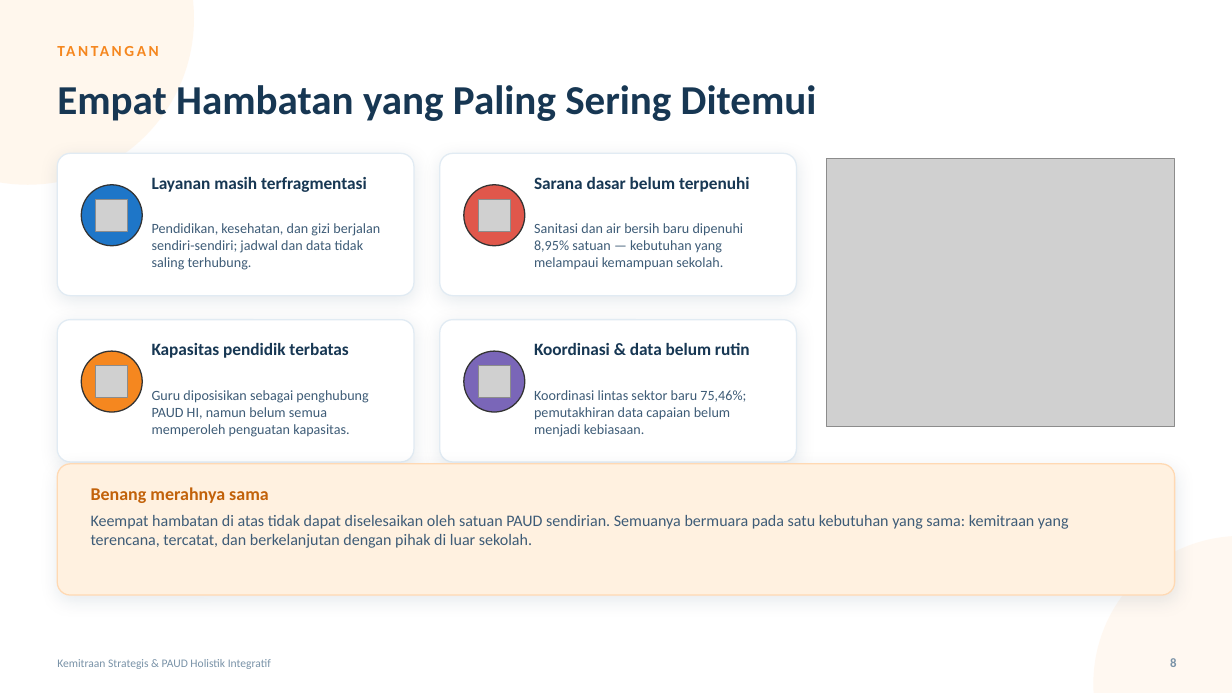
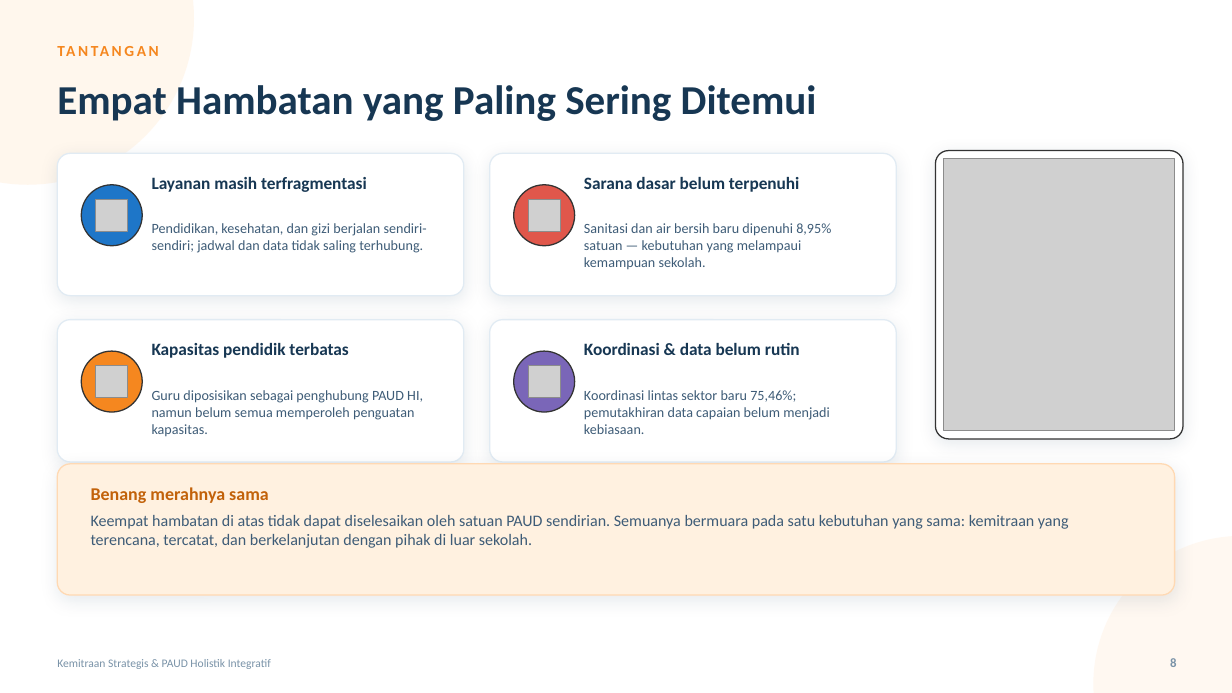
Before and after one commit to afriiqbal/kemitraanpaud, a slide deck: slide 8 of presentasi/Kemitraan_Strategis_PAUD_HI.pptx. Drawn at 1232x693 pixels with LibreOffice and Linux fonts; fonts in the diff are those of the drawing; grey boxes stand for pictures. Boxes give left, top, right and bottom in pixels: in the first picture for what was removed or moved away, otherwise in the second. Text is boxed around its words. In the diff, an @@ line names an element or a change of style, - is before the commit and + after.

```diff
--- a/presentasi/Kemitraan_Strategis_PAUD_HI.pptx
+++ b/presentasi/Kemitraan_Strategis_PAUD_HI.pptx
@@ rounded rectangle: place and size @@
-rounded rectangle at (57,153,414,296)
+rounded rectangle at (57,153,464,296)
@@ rounded rectangle: place and size @@
-rounded rectangle at (440,153,797,296)
+rounded rectangle at (490,153,897,296)
@@ text "Sarana dasar belum terpenuhi": place and size @@
-text "Sarana dasar belum terpenuhi" at (534,177,749,192)
+text "Sarana dasar belum terpenuhi" at (584,177,799,192)
@@ rounded rectangle added at (935,151,1183,439), fill #FFFFFF, outline #333333 1 pt @@
@@ picture: place and size @@
-picture at (826,159,1175,427)
+picture at (944,159,1175,431)
@@ text "Pendidikan, kesehatan, dan gizi berjalan ..." rewrapped from (152,223,380,270) to (152,223,427,253) @@
@@ text "Sanitasi dan air bersih baru ..." rewrapped from (534,223,744,270) to (584,223,831,269) @@
@@ rounded rectangle: place and size @@
-rounded rectangle at (57,320,414,462)
+rounded rectangle at (57,320,464,462)
@@ rounded rectangle: place and size @@
-rounded rectangle at (440,320,797,462)
+rounded rectangle at (490,320,897,462)
@@ 2 pictures, 2 ellipses: place and size @@
-2 pictures, 2 ellipses at (464,185,525,412)
+2 pictures, 2 ellipses at (514,185,575,412)
@@ text "Koordinasi & data belum rutin": place and size @@
-text "Koordinasi & data belum rutin" at (534,343,750,355)
+text "Koordinasi & data belum rutin" at (584,343,800,355)
@@ text "Guru diposisikan sebagai penghubung PAUD ..." rewrapped from (152,390,368,437) to (152,390,423,436) @@
@@ text "Koordinasi lintas sektor baru 75,46%; ..." rewrapped from (534,390,746,437) to (584,390,830,434) @@
```
Also in this commit, not shown: 23 other slides changed, 36 other files.
